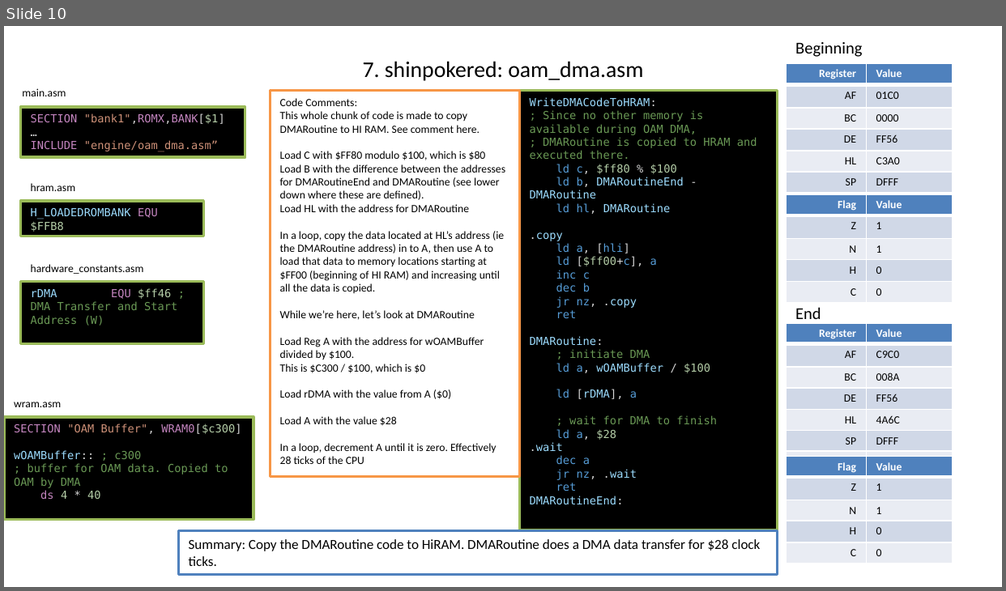
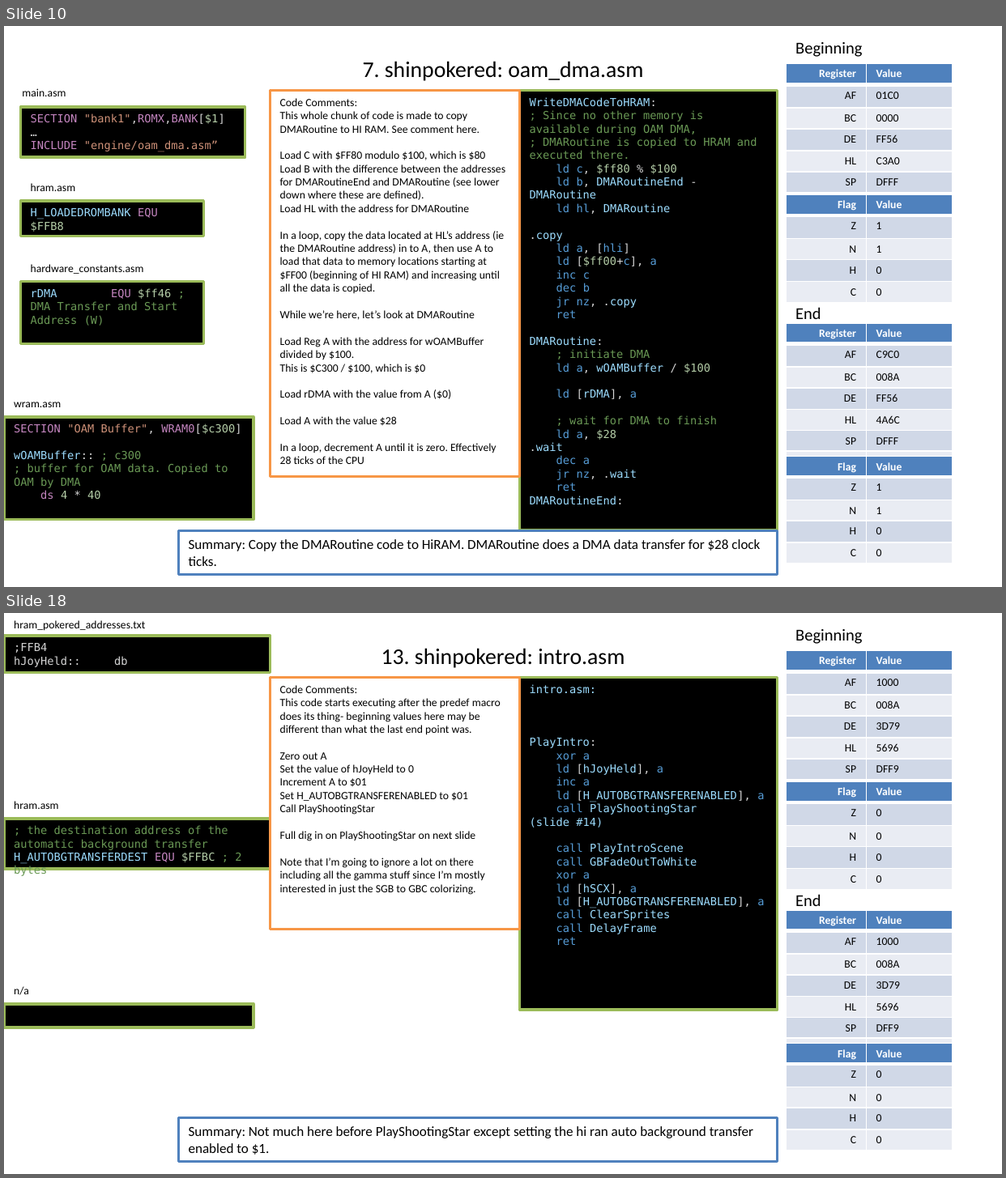
Before and after one commit to timweilert/DK94_Color, a slide deck: SGB_TO_GBC.pptx. Shown one above the other, each under a label of ours: slide 10 before the commit, slides 10 and 18 after it; the slides between them are not shown. The pictures are 1006x591 and 1006x1178 pixels, drawn with LibreOffice and Linux fonts; fonts in the diff are those of the drawing. Boxes give left, top, right and bottom in pixels: in the first picture for what was removed or moved away, otherwise in the second. Text is boxed around its words. In the diff, an @@ line names an element or a change of style, - is before the commit and + after.

```diff
--- a/SGB_TO_GBC.pptx
+++ b/SGB_TO_GBC.pptx
@@ slide 18 added at (4,613,1002,1174), background #FFFFFF @@
@@ rectangle added at (4,636,270,673), fill #000000, outline #9BBB59 2 pt, 8 pt, text #D4D4D4 @@
+;FFB4
+hJoyHeld:: db
@@ text added at (14,620,145,631), 8 pt, text #000000 @@
+hram_pokered_addresses.txt
@@ text added at (795,629,862,644), 12 pt, text #000000 @@
+Beginning
@@ title added at (381,648,624,668), 16.2 pt, text #000000 @@
+13. shinpokered: intro.asm
@@ table added at (786,651,952,779), 6 rows, 2 columns @@
+Register | Value
+AF | 1000
+BC | 008A
+DE | 3D79
+HL | 5696
+SP | DFF9
@@ rectangle added at (270,678,520,930), fill #FFFFFF, outline #F79646 2 pt, 8 pt, text #000000 @@
+Code Comments:
+This code starts executing after the predef macro does its thing- beginning values here may be different than what the last end point was.
+Zero out A
+Set the value of hJoyHeld to 0
+Increment A to $01
+Set H_AUTOBGTRANSFERENABLED to $01
+Call PlayShootingStar
+Full dig in on PlayShootingStar on next slide
+Note that I’m going to ignore a lot on there including all the gamma stuff since I’m mostly interested in just the SGB to GBC colorizing.
@@ rectangle added at (520,678,778,1010), fill #000000, outline #9BBB59 2 pt, 8 pt, text #9CDCFE @@
+intro.asm:
+PlayIntro:
+xor a
+ld [hJoyHeld], a
+inc a
+ld [H_AUTOBGTRANSFERENABLED], a
+call PlayShootingStar
+(slide #14)
+call PlayIntroScene
+call GBFadeOutToWhite
+xor a
+ld [hSCX], a
+ld [H_AUTOBGTRANSFERENABLED], a
+call ClearSprites
+call DelayFrame
+ret
@@ table added at (786,781,952,888), 5 rows, 2 columns @@
+Flag | Value
+Z | 0
+N | 0
+H | 0
+C | 0
@@ text added at (14,801,59,809), 8 pt, text #000000 @@
+hram.asm
@@ rectangle added at (4,819,270,868), fill #000000, outline #9BBB59 2 pt, 8 pt, text #6A9955 @@
+; the destination address of the automatic background transfer
+H_AUTOBGTRANSFERDEST EQU $FFBC ; 2 bytes
@@ text added at (795,894,821,906), 12 pt, text #000000 @@
+End
@@ table added at (786,910,952,1059), 7 rows, 2 columns @@
+Register | Value
+AF | 1000
+BC | 008A
+DE | 3D79
+HL | 5696
+SP | DFF9
+ | 
@@ text added at (14,986,29,995), 8 pt, text #000000 @@
+n/a
@@ rectangle added at (4,1004,253,1029), fill #000000, outline #9BBB59 2 pt @@
@@ table added at (786,1043,952,1150), 5 rows, 2 columns @@
+Flag | Value
+Z | 0
+N | 0
+H | 0
+C | 0
@@ rectangle added at (179,1118,778,1162), fill #FFFFFF, outline #4F81BD 2 pt, 10 pt, text #000000 @@
+Summary: Not much here before PlayShootingStar except setting the hi ran auto background transfer enabled to $1.
```
Also in this commit, not shown: 8 slides changed, 11 other slides added.
